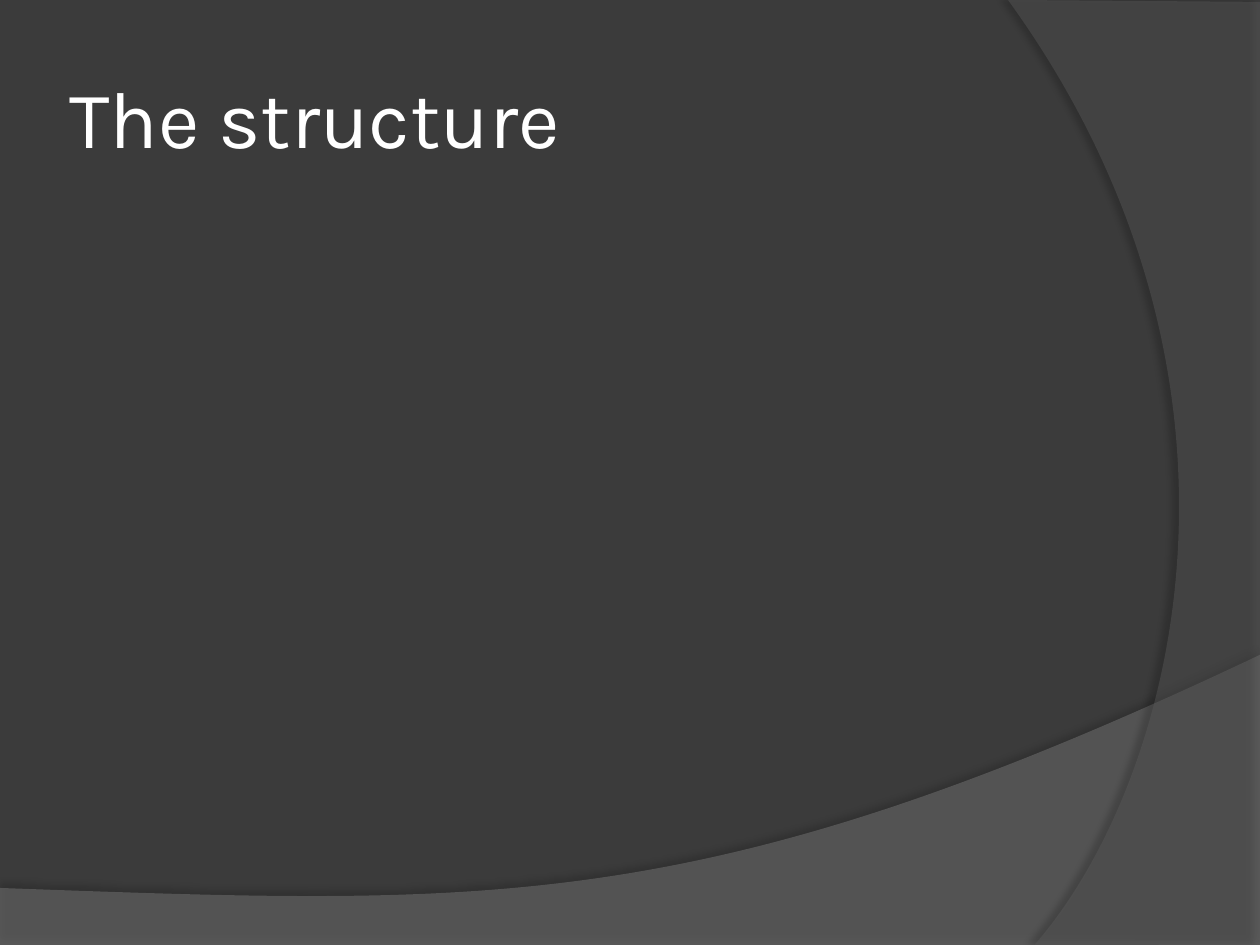
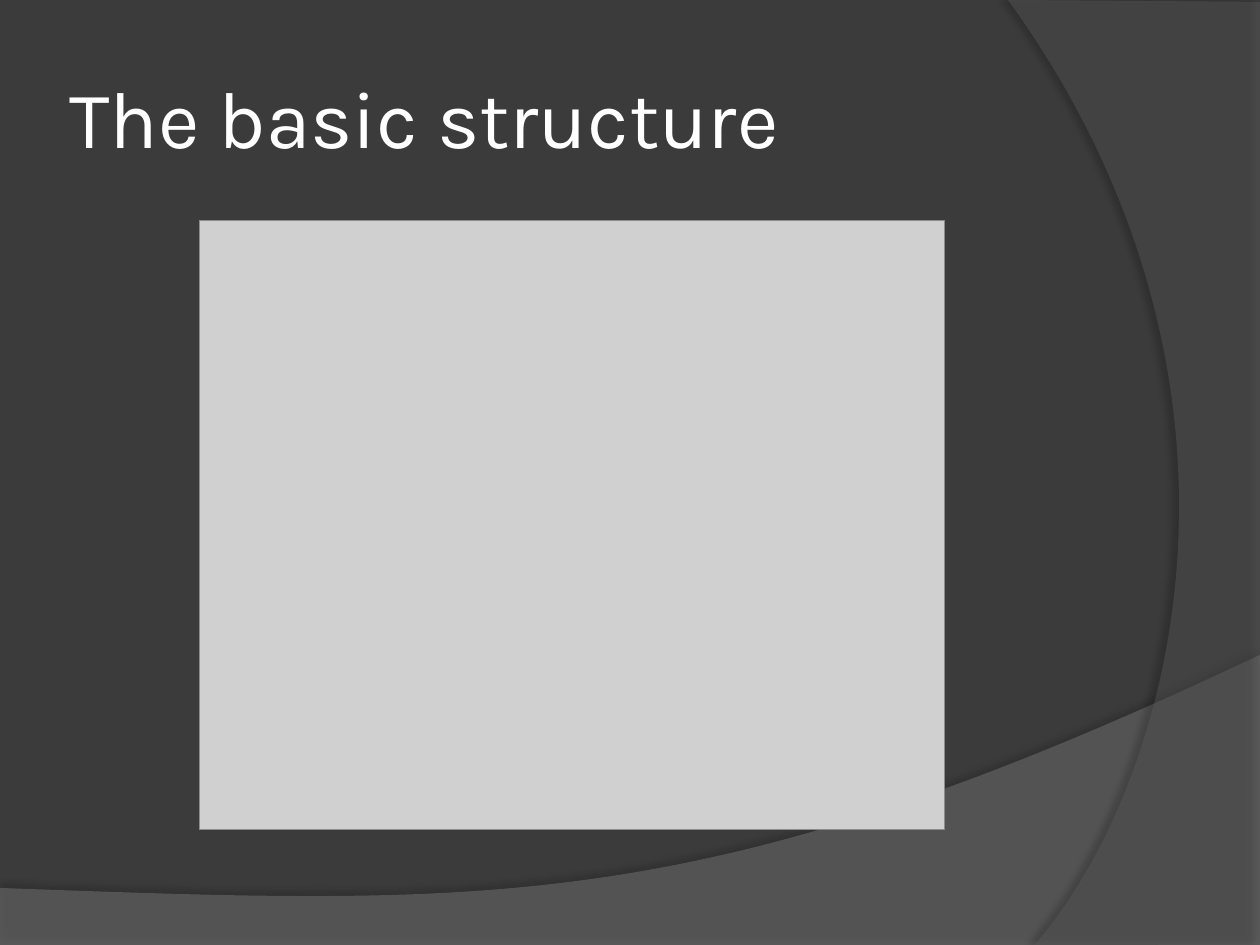
Before and after one commit to mgq812/simengines-g2-code, a slide deck: slide 3 of Presentation.pptx. Drawn at 1260x945 pixels with LibreOffice and Linux fonts; fonts in the diff are those of the drawing; grey boxes stand for pictures. Boxes give left, top, right and bottom in pixels: in the first picture for what was removed or moved away, otherwise in the second. Text is boxed around its words. In the diff, an @@ line names an element or a change of style, - is before the commit and + after.

```diff
--- a/Presentation.pptx
+++ b/Presentation.pptx
@@ title at (x1=69, y1=92, x2=778, y2=149): text changed @@
-The structure
+The basic structure
@@ picture added at (x1=199, y1=220, x2=944, y2=829) @@
```
Also in this commit, not shown: 1 slide removed.
